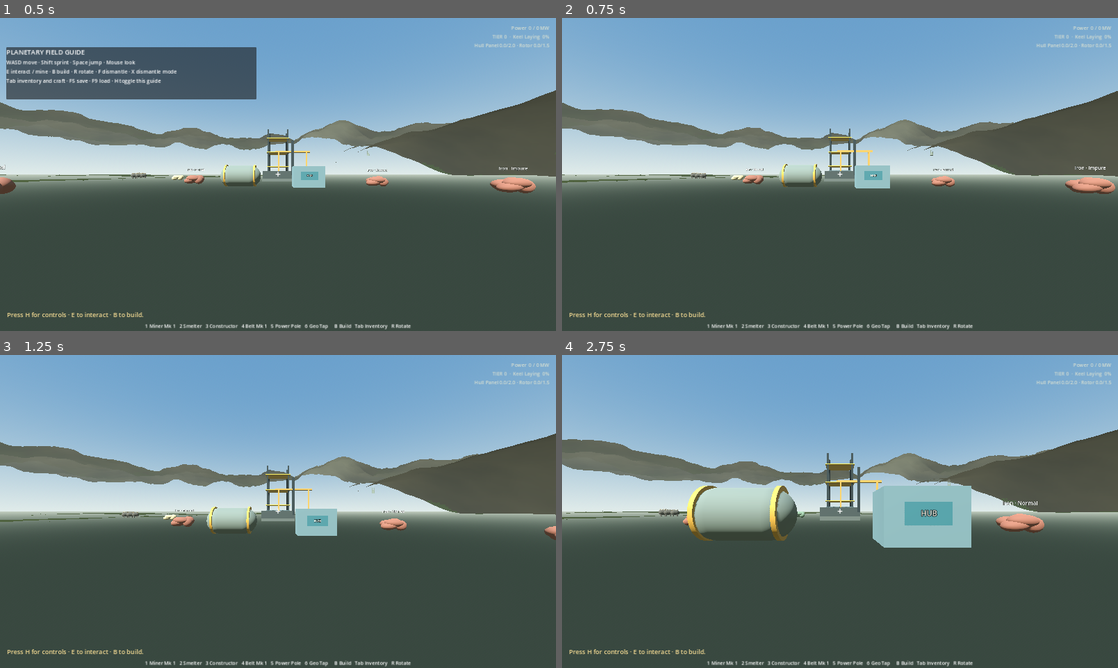
Above: before the commit, frames 1-4 (two rows, left to right).
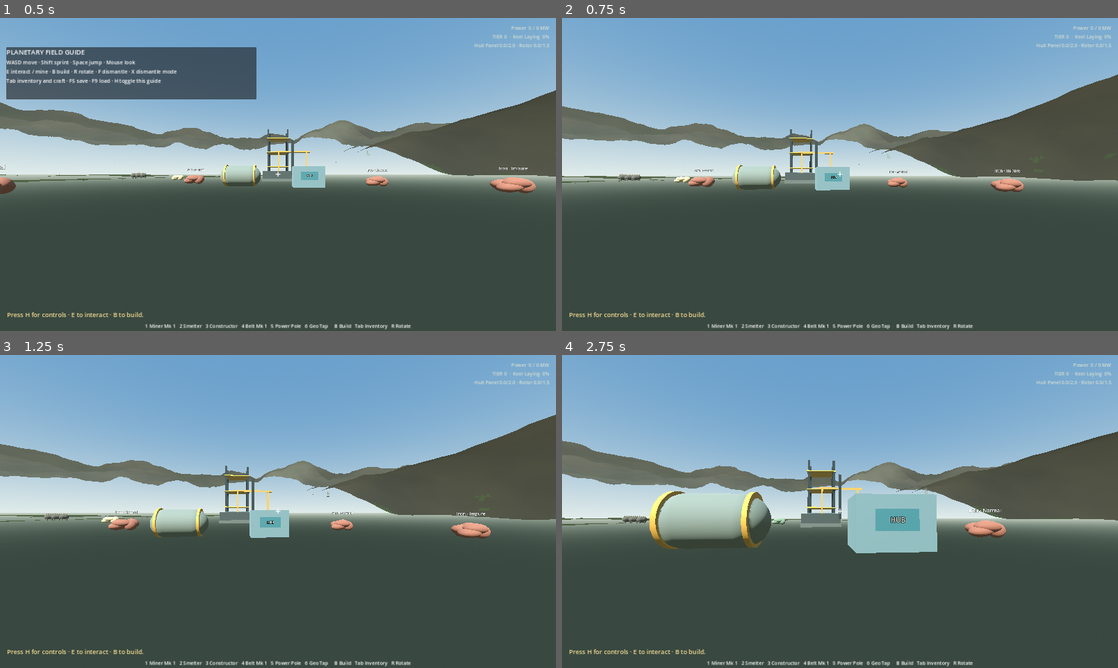
Above: after the commit, the same moments.

Repository: LoaiMaher/factory
Game: Godot game, scene res://scenes/main.tscn
Same seed, same stepped clock (60 frames per second), same inputs: the game is played once before the commit and once after it.
Inputs (mouse positions are in pixels of both pictures, inside the frame that each line leads up to):
- Up to frame 1 (0.5 s): no input
- Up to frame 2 (0.75 s): tap H at 0.5 s; move the mouse to (867, 174) at 0.52 s; hold W (move_forward) from 0.53 s (still down); tap E (interact) at 0.6 s; click (867, 174) at 0.67 s
- Up to frame 3 (1.25 s): keep holding W (move_forward); tap Space (jump) at 0.77 s
- Up to frame 4 (2.75 s): keep holding W (move_forward); tap H at 1.25, 2 s; move the mouse to (812, 511) at 1.27 s; tap Shift (sprint) at 1.35 s; click (812, 511) at 1.42 s; tap Space (jump) at 1.52 s; move the mouse to (851, 505) at 2.02 s; hold F from 2.03 s (still down); click (851, 505) at 2.17 s

Frame 1 is identical in both runs. In frame 2, 8.2% of the frame differs, in the area x 0-100%, y 18-57%; in frame 3, 8.9%; in frame 4, 14%, in the area x 0-100%, y 23-64%.

Commit message:
Fix HUD mouse input blocking
Co-Authored-By: Devin AI <158243242+devin-ai-integration[bot]@users.noreply.github.com>

Diff:
--- a/scripts/ui/hud.gd
+++ b/scripts/ui/hud.gd
@@ -38,9 +38,11 @@
 func _ready() -> void:
 	root = Control.new()
 	root.set_anchors_and_offsets_preset(Control.PRESET_FULL_RECT)
+	root.mouse_filter = Control.MOUSE_FILTER_IGNORE
 	add_child(root)
 	var crosshair: Label = Label.new()
 	crosshair.text = "+"
+	crosshair.mouse_filter = Control.MOUSE_FILTER_IGNORE
 	crosshair.add_theme_font_size_override("font_size", 28)
 	crosshair.horizontal_alignment = HORIZONTAL_ALIGNMENT_CENTER
 	crosshair.vertical_alignment = VERTICAL_ALIGNMENT_CENTER
@@ -49,6 +51,7 @@
 	crosshair.size = Vector2(40, 48)
 	root.add_child(crosshair)
 	info_label = Label.new()
+	info_label.mouse_filter = Control.MOUSE_FILTER_IGNORE
 	info_label.set_anchors_preset(Control.PRESET_TOP_RIGHT)
 	info_label.position = Vector2(-500, 18)
 	info_label.size = Vector2(480, 126)
@@ -56,14 +59,17 @@
 	info_label.add_theme_font_size_override("font_size", 14)
 	root.add_child(info_label)
 	hint_label = Label.new()
+	hint_label.mouse_filter = Control.MOUSE_FILTER_IGNORE
 	hint_label.position = Vector2(18, 660)
 	hint_label.add_theme_font_size_override("font_size", 18)
 	root.add_child(hint_label)
 	build_info_label = Label.new()
+	build_info_label.mouse_filter = Control.MOUSE_FILTER_IGNORE
 	build_info_label.position = Vector2(18, 690)
 	build_info_label.add_theme_font_size_override("font_size", 15)
 	root.add_child(build_info_label)
 	toast_label = Label.new()
+	toast_label.mouse_filter = Control.MOUSE_FILTER_IGNORE
 	toast_label.position = Vector2(20, 840)
 	toast_label.add_theme_font_size_override("font_size", 18)
 	toast_label.add_theme_color_override("font_color", Color("f2d992"))
@@ -127,6 +133,7 @@
 	var entity: FactoryEntity = sim.entities[entity_id]
 	_set_panel("%s diagnostics" % entity.kind.replace("_", " ").capitalize())
 	entity_status_label = RichTextLabel.new()
+	entity_status_label.mouse_filter = Control.MOUSE_FILTER_IGNORE
 	entity_status_label.bbcode_enabled = true
 	entity_status_label.fit_content = true
 	entity_status_label.custom_minimum_size.y = 30.0
@@ -265,6 +272,7 @@
 
 func _create_panel() -> void:
 	panel = PanelContainer.new()
+	panel.mouse_filter = Control.MOUSE_FILTER_STOP
 	panel.set_anchors_preset(Control.PRESET_CENTER)
 	panel.position = Vector2(-310.0, -255.0)
 	panel.size = Vector2(620.0, 510.0)
@@ -279,6 +287,7 @@
 
 func _create_build_menu() -> void:
 	build_menu = PanelContainer.new()
+	build_menu.mouse_filter = Control.MOUSE_FILTER_STOP
 	build_menu.position = Vector2(220.0, 130.0)
 	build_menu.size = Vector2(520.0, 420.0)
 	build_menu.visible = false
@@ -296,10 +305,12 @@
 
 func _create_help_panel() -> void:
 	help_panel = PanelContainer.new()
+	help_panel.mouse_filter = Control.MOUSE_FILTER_IGNORE
 	help_panel.position = Vector2(18.0, 84.0)
 	help_panel.custom_minimum_size = Vector2(720.0, 150.0)
 	root.add_child(help_panel)
 	var guide: VBoxContainer = VBoxContainer.new()
+	guide.mouse_filter = Control.MOUSE_FILTER_IGNORE
 	help_panel.add_child(guide)
 	guide.add_child(_label("PLANETARY FIELD GUIDE", 19))
 	guide.add_child(_label("WASD move · Shift sprint · Space jump · Mouse look\nE interact / mine · B build · R rotate · F dismantle · X dismantle mode\nTab inventory and craft · F5 save · F9 load · H toggle this guide", 15))
@@ -307,6 +318,7 @@
 func _update_hotbar() -> void:
 	if hotbar_label == null:
 		hotbar_label = Label.new()
+		hotbar_label.mouse_filter = Control.MOUSE_FILTER_IGNORE
 		hotbar_label.add_theme_font_size_override("font_size", 14)
 		hotbar_label.horizontal_alignment = HORIZONTAL_ALIGNMENT_CENTER
 		hotbar_label.set_anchors_preset(Control.PRESET_BOTTOM_WIDE)
@@ -331,6 +343,7 @@
 
 func _label(text_value: String, font_size: int) -> Label:
 	var label: Label = Label.new()
+	label.mouse_filter = Control.MOUSE_FILTER_IGNORE
 	label.text = text_value
 	label.add_theme_font_size_override("font_size", font_size)
 	label.autowrap_mode = TextServer.AUTOWRAP_WORD_SMART
